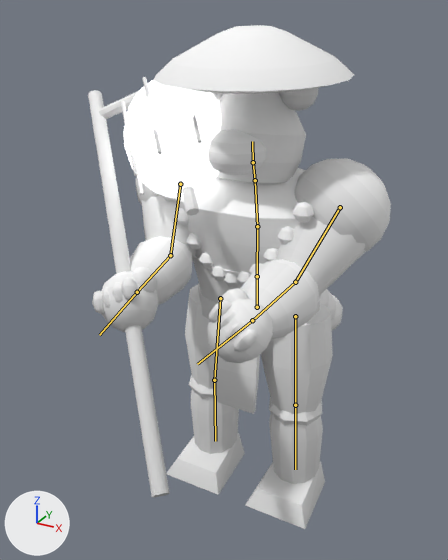
A saved change to the glTF model client/public/assets/models/lantern_monk.glb.
The view is the same before and after, from a 50 mm camera at (1.1, -2.32, 2.2) aimed at (-0.08, -0.17, 1.13). Lighting does not change. The marker at lower left points along +X, +Y and +Z. The picture after the commit comes second. Both versions are drawn at frame 24 of the action 'cast'; the numbers are the values there. The bones that change, and the others that lie on the model, are drawn over the model as lines.

Objects in the first picture: 'lantern_monk'.
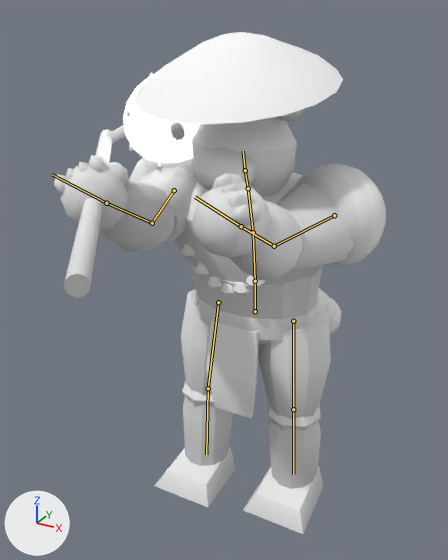
The change in detail:
Bone 'hips' (bone_hips) moves from (0.0, 0.0, 0.0) to (0.0, -0.011, 0.023).
Bone 'spine' (bone_spine) turns from (0, 0, 0) to (5, 0, 0) degrees about its own x, y and z.
Bone 'head' (bone_head) turns from (-2, 0, 0) to (2, 0, 0) degrees about its own x, y and z.
Bone 'upper_arm.L' (bone_upper_arm_l) turns from (-51, 0, 19) to (-96, 0, 23) degrees about its own x, y and z.
Bone 'upper_arm.R' (bone_upper_arm_r) turns from (-51, 0, -19) to (-96, 0, -23) degrees about its own x, y and z.
Bone 'thigh.R' (bone_thigh_r) turns from (0, 0, 0) to (-6, 0, 0) degrees about its own x, y and z.

Boxes [x1, y1, x2, y2] around the edits, measured in the pictures (448 x 560 px):
'lantern_monk', posed (10% wider)
    before: [88, 25, 391, 529]
    after: [54, 32, 386, 534]
bone 'hips', root to tip
    before: (257, 307) to (257, 276)
    after: (255, 311) to (255, 281)
bone 'spine', root to tip
    before: (257, 276) to (257, 226)
    after: (255, 281) to (253, 232)
bone 'head', root to tip
    before: (253, 162) to (252, 141)
    after: (245, 170) to (243, 151)
bone 'upper_arm.L', root to tip
    before: (340, 207) to (295, 282)
    after: (334, 215) to (274, 246)
bone 'upper_arm.R', root to tip
    before: (180, 184) to (170, 255)
    after: (174, 190) to (152, 223)
bone 'thigh.R', root to tip
    before: (220, 298) to (214, 380)
    after: (218, 302) to (208, 388)
